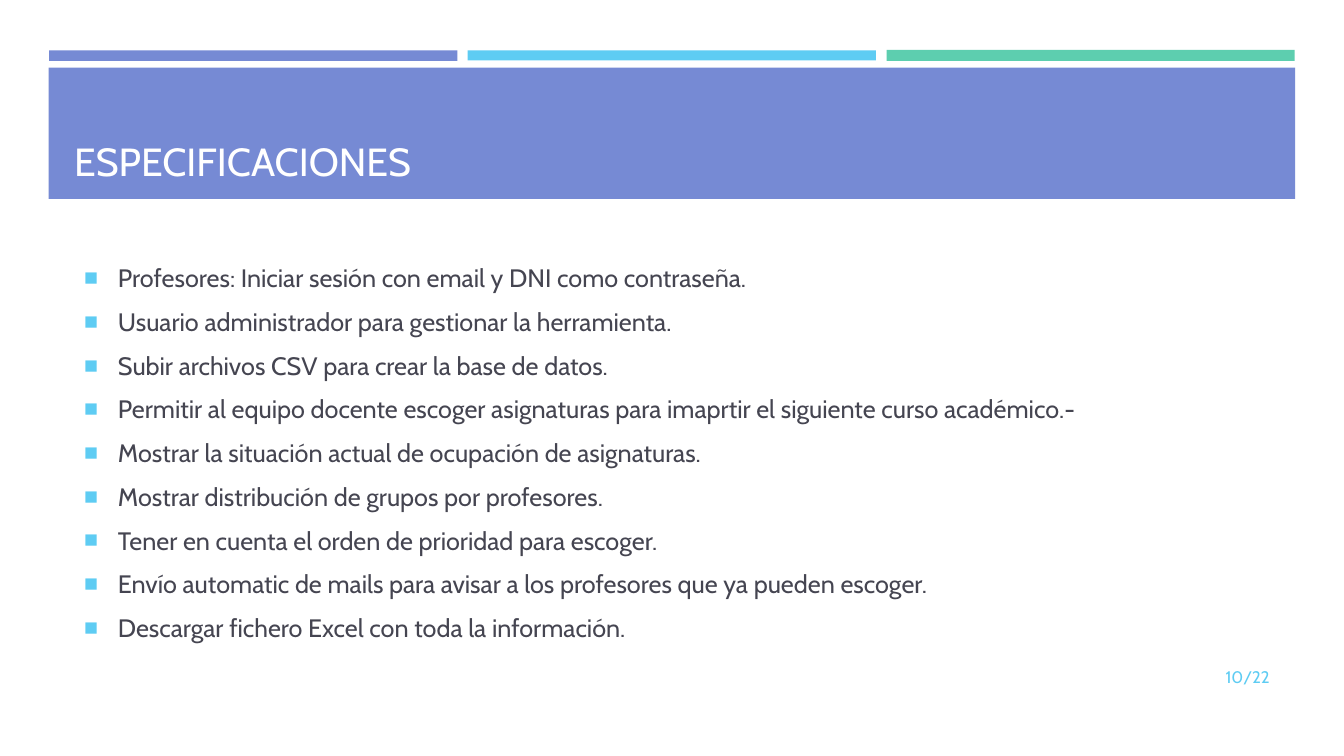
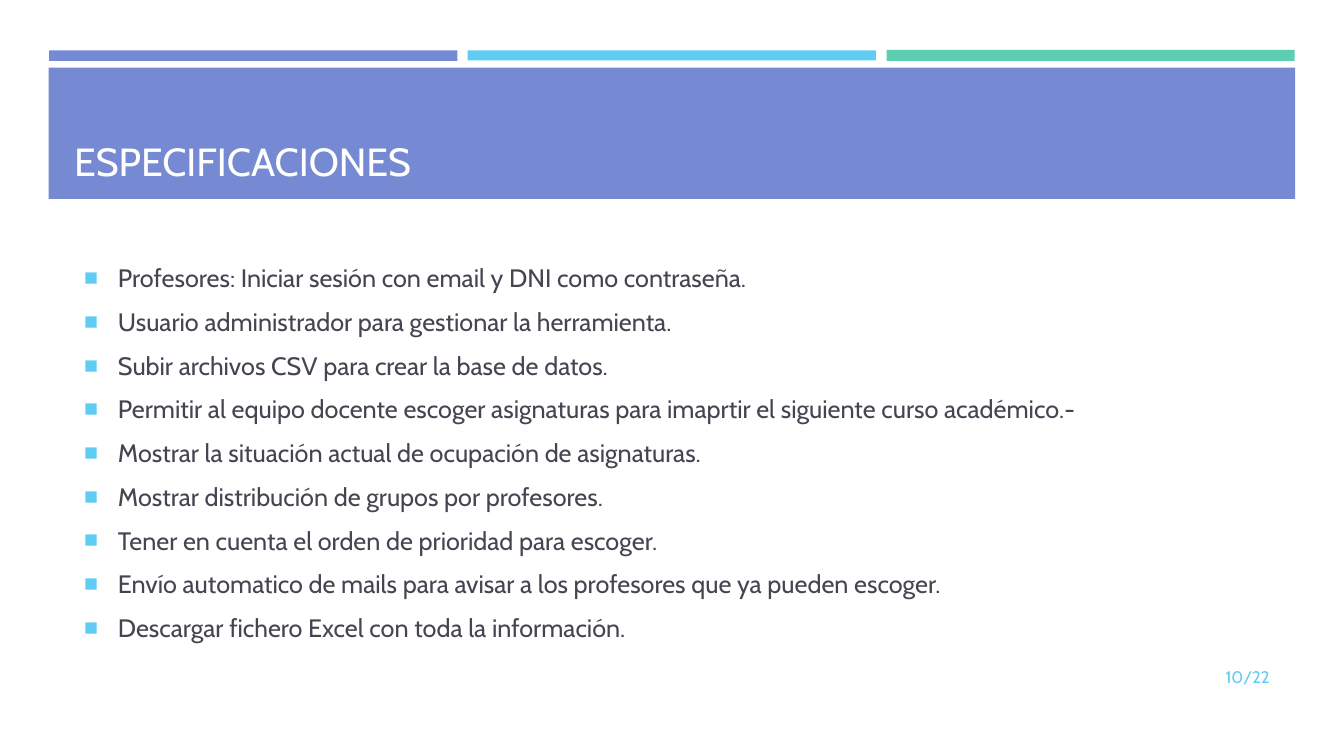
Before and after one commit to mdlunag/tfg, a slide deck: slide 10 of tfg_presentacio.pptx. Drawn at 1344x756 pixels with LibreOffice and Linux fonts; fonts in the diff are those of the drawing. Boxes give left, top, right and bottom in pixels: in the first picture for what was removed or moved away, otherwise in the second. Text is boxed around its words. In the diff, an @@ line names an element or a change of style, - is before the commit and + after.

```diff
--- a/tfg_presentacio.pptx
+++ b/tfg_presentacio.pptx
@@ text at <box>118,574,940,599</box>: text changed @@
-■ Envío automatic de mails para avisar a los profesores que ya pueden escoger.
+■ Envío automatico de mails para avisar a los profesores que ya pueden escoger.
```
Also in this commit, not shown: 10 other slides changed.
